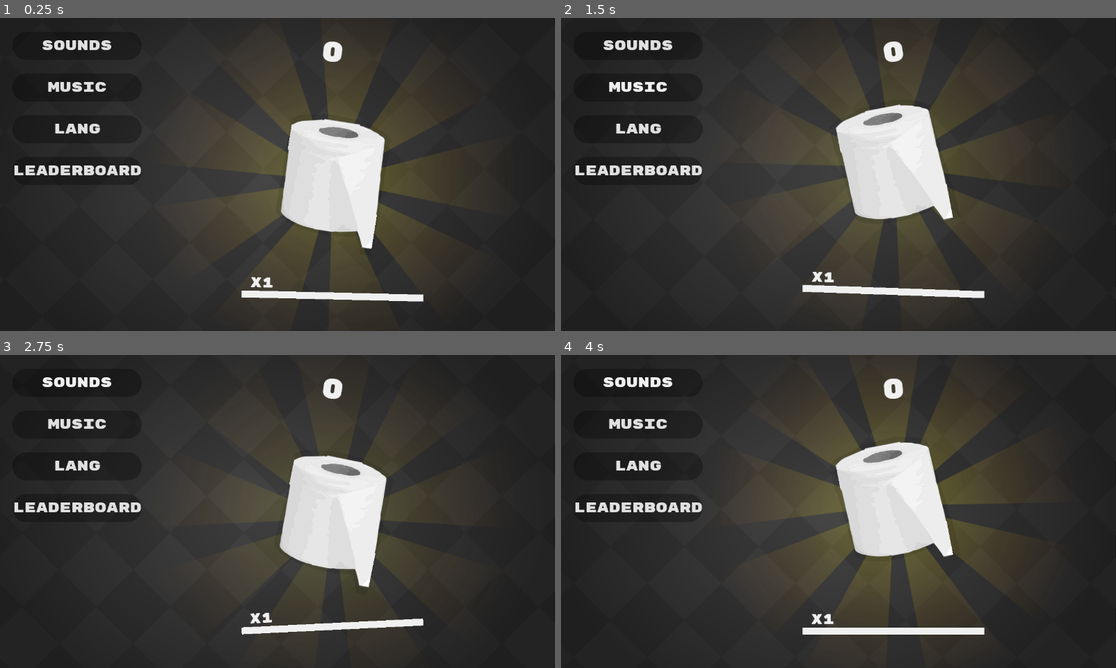
Above: before the commit, frames 1-4 (two rows, left to right).
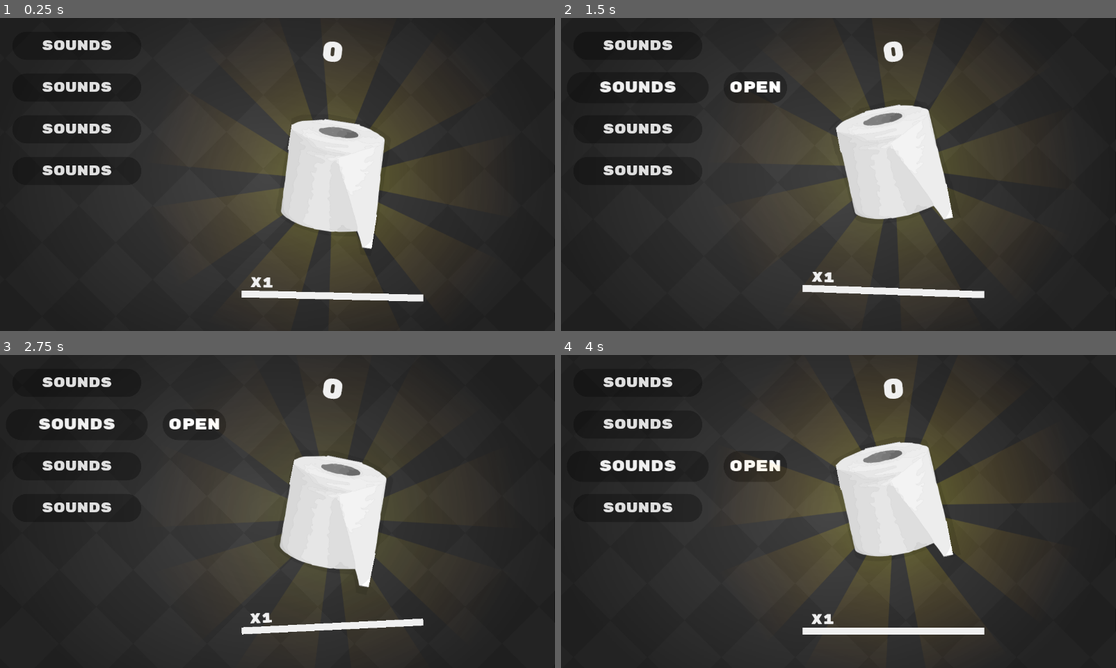
Above: after the commit, the same moments.

Repository: magwoo/PaperClicker
Game: Godot game, scene res://gameplay/game.tscn
The game is run twice, just before and just after one commit, with the same random seed, the same clock (stepped at 60 frames per second) and the same inputs. The engine's default icon, where the game draws it, is replaced by a stand-in: a white triangle on a blue panel in a dark square.
Inputs (mouse positions are in pixels of both pictures, inside the frame that each line leads up to):
- Up to frame 1 (0.25 s): no input
- Up to frame 2 (1.5 s): click "SOUNDS" at 0.5 s; click (638, 86) at 1.25 s, where only the run before the commit has a clickable "MUSIC"
- Up to frame 3 (2.75 s): click "SOUNDS" at 2 s
- Up to frame 4 (4 s): click (638, 467) at 2.75 s, where only the run before the commit has a clickable "LANG"; click "SOUNDS" at 3.5 s

The runs differ from the first frame. In frame 1, 0.8% of the frame differs, in the area x 2-26%, y 20-51%; in frame 2, 1.2%, in the area x 2-40%, y 20-51%; in frame 3, 1.2%; in frame 4, 1.2%.

Commit message:
added settings button class

Diff:
--- a/gameplay/game.tscn
+++ b/gameplay/game.tscn
@@ -21,9 +21,10 @@
 press_number_packed = ExtResource( 7 )
 
 [node name="Menu" parent="." instance=ExtResource( 8 )]
+margin_right = 360.0
 
 [node name="Gameplay" type="Control" parent="."]
-margin_left = 132.0
+margin_left = 364.0
 margin_right = 1020.0
 margin_bottom = 720.0
 rect_min_size = Vector2( 0, 720 )
--- a/menu/settings/settings.gd
+++ b/menu/settings/settings.gd
@@ -13,10 +13,8 @@
 
 
 func _process(delta: float) -> void:
-	if get_global_mouse_position().x < 128.0 && !opened:
-		open()
-	if get_global_mouse_position().x > 420.0 && opened:
-		close()
+	if get_global_mouse_position().x < 128.0 && !opened: open()
+	if get_global_mouse_position().x > 420.0 && opened: close()
 
 
 func open() -> void:
--- a/menu/settings/settings.tscn
+++ b/menu/settings/settings.tscn
@@ -1,19 +1,7 @@
-[gd_scene load_steps=5 format=2]
+[gd_scene load_steps=3 format=2]
 
 [ext_resource path="res://menu/settings/settings.gd" type="Script" id=1]
-[ext_resource path="res://resources/fonts/rubik.ttf" type="DynamicFontData" id=2]
-
-[sub_resource type="DynamicFont" id=2]
-size = 32
-use_filter = true
-font_data = ExtResource( 2 )
-
-[sub_resource type="StyleBoxFlat" id=1]
-bg_color = Color( 0, 0, 0, 0.3 )
-corner_radius_top_left = 32
-corner_radius_top_right = 32
-corner_radius_bottom_right = 32
-corner_radius_bottom_left = 32
+[ext_resource path="res://menu/settings/settings_button.tscn" type="PackedScene" id=4]
 
 [node name="Settings" type="Control"]
 margin_right = 128.0
@@ -32,69 +20,24 @@
 [node name="VBoxContainer" type="VBoxContainer" parent="MarginContainer"]
 margin_left = 32.0
 margin_top = 32.0
-margin_right = 356.0
+margin_right = 328.0
 margin_bottom = 688.0
 custom_constants/separation = 32
 
-[node name="Sounds" type="Button" parent="MarginContainer/VBoxContainer"]
-margin_right = 324.0
-margin_bottom = 64.0
-rect_min_size = Vector2( 64, 64 )
-focus_mode = 0
-custom_fonts/font = SubResource( 2 )
-custom_styles/hover = SubResource( 1 )
-custom_styles/pressed = SubResource( 1 )
-custom_styles/focus = SubResource( 1 )
-custom_styles/disabled = SubResource( 1 )
-custom_styles/normal = SubResource( 1 )
-enabled_focus_mode = 0
-keep_pressed_outside = true
-text = "#SOUNDS"
+[node name="Sounds" parent="MarginContainer/VBoxContainer" instance=ExtResource( 4 )]
+margin_right = 296.0
 
-[node name="Music" type="Button" parent="MarginContainer/VBoxContainer"]
+[node name="Sounds2" parent="MarginContainer/VBoxContainer" instance=ExtResource( 4 )]
 margin_top = 96.0
-margin_right = 324.0
+margin_right = 296.0
 margin_bottom = 160.0
-rect_min_size = Vector2( 64, 64 )
-focus_mode = 0
-custom_fonts/font = SubResource( 2 )
-custom_styles/hover = SubResource( 1 )
-custom_styles/pressed = SubResource( 1 )
-custom_styles/focus = SubResource( 1 )
-custom_styles/disabled = SubResource( 1 )
-custom_styles/normal = SubResource( 1 )
-enabled_focus_mode = 0
-keep_pressed_outside = true
-text = "#MUSIC"
 
-[node name="Lang" type="Button" parent="MarginContainer/VBoxContainer"]
+[node name="Sounds3" parent="MarginContainer/VBoxContainer" instance=ExtResource( 4 )]
 margin_top = 192.0
-margin_right = 324.0
+margin_right = 296.0
 margin_bottom = 256.0
-rect_min_size = Vector2( 64, 64 )
-focus_mode = 0
-custom_fonts/font = SubResource( 2 )
-custom_styles/hover = SubResource( 1 )
-custom_styles/pressed = SubResource( 1 )
-custom_styles/focus = SubResource( 1 )
-custom_styles/disabled = SubResource( 1 )
-custom_styles/normal = SubResource( 1 )
-enabled_focus_mode = 0
-keep_pressed_outside = true
-text = "#LANG"
 
-[node name="Leaderboard" type="Button" parent="MarginContainer/VBoxContainer"]
+[node name="Sounds4" parent="MarginContainer/VBoxContainer" instance=ExtResource( 4 )]
 margin_top = 288.0
-margin_right = 324.0
+margin_right = 296.0
 margin_bottom = 352.0
-rect_min_size = Vector2( 64, 64 )
-focus_mode = 0
-custom_fonts/font = SubResource( 2 )
-custom_styles/hover = SubResource( 1 )
-custom_styles/pressed = SubResource( 1 )
-custom_styles/focus = SubResource( 1 )
-custom_styles/disabled = SubResource( 1 )
-custom_styles/normal = SubResource( 1 )
-enabled_focus_mode = 0
-keep_pressed_outside = true
-text = "#LEADERBOARD"
--- /dev/null
+++ b/menu/settings/settings_button.gd
@@ -0,0 +1,40 @@
+class_name SettingsButton
+extends Button
+
+
+var tween: Tween = Tween.new()
+
+onready var info_panel: Panel = $InfoPanel
+onready var info_text: Label = $InfoPanel/Label
+
+
+func _ready() -> void:
+	self.connect('mouse_entered', self, 'focus')
+	self.connect('mouse_exited', self, 'unfocus')
+	self.rect_pivot_offset = self.rect_size / 2.0
+	self.add_child(tween)
+	unfocus()
+
+
+func focus() -> void:
+	tween.interpolate_property(
+		self, 'rect_scale', self.rect_scale, Global.f2v(1.1),
+		0.1, Tween.TRANS_BACK, Tween.EASE_OUT
+	); tween.interpolate_property(
+		info_panel, 'rect_position', info_panel.rect_position,
+		Vector2(self.rect_size.x + 32.0, 0.0), 0.2, Tween.TRANS_BACK, Tween.EASE_OUT
+	); tween.interpolate_property(
+		info_panel, 'modulate', info_panel.modulate, Color.white, 0.1
+	); tween.start()
+
+
+func unfocus() -> void:
+	tween.interpolate_property(
+		self, 'rect_scale', self.rect_scale, Global.f2v(1.0),
+		0.1, Tween.TRANS_BACK, Tween.EASE_OUT
+	); tween.interpolate_property(
+		info_panel, 'rect_position', info_panel.rect_position,
+		Vector2(self.rect_size.x * 1.4, 0.0), 0.2, Tween.TRANS_BACK, Tween.EASE_OUT
+	); tween.interpolate_property(
+		info_panel, 'modulate', info_panel.modulate, Color.transparent, 0.1
+	); tween.start()
--- /dev/null
+++ b/menu/settings/settings_button.tscn
@@ -0,0 +1,47 @@
+[gd_scene load_steps=5 format=2]
+
+[ext_resource path="res://menu/settings/settings_button.gd" type="Script" id=1]
+[ext_resource path="res://resources/fonts/rubik.ttf" type="DynamicFontData" id=2]
+
+[sub_resource type="DynamicFont" id=2]
+size = 32
+use_filter = true
+font_data = ExtResource( 2 )
+
+[sub_resource type="StyleBoxFlat" id=1]
+bg_color = Color( 0, 0, 0, 0.3 )
+corner_radius_top_left = 32
+corner_radius_top_right = 32
+corner_radius_bottom_right = 32
+corner_radius_bottom_left = 32
+
+[node name="SettingsButton" type="Button"]
+margin_right = 324.0
+margin_bottom = 64.0
+rect_min_size = Vector2( 64, 64 )
+focus_mode = 0
+custom_fonts/font = SubResource( 2 )
+custom_styles/hover = SubResource( 1 )
+custom_styles/pressed = SubResource( 1 )
+custom_styles/focus = SubResource( 1 )
+custom_styles/disabled = SubResource( 1 )
+custom_styles/normal = SubResource( 1 )
+enabled_focus_mode = 0
+keep_pressed_outside = true
+text = "#SOUNDS"
+script = ExtResource( 1 )
+
+[node name="InfoPanel" type="Panel" parent="."]
+anchor_right = 1.0
+anchor_bottom = 1.0
+margin_left = 352.0
+margin_right = 188.0
+custom_styles/panel = SubResource( 1 )
+
+[node name="Label" type="Label" parent="InfoPanel"]
+anchor_right = 1.0
+anchor_bottom = 1.0
+custom_fonts/font = SubResource( 2 )
+text = "OPEN"
+align = 1
+valign = 1
--- a/project.godot
+++ b/project.godot
@@ -29,6 +29,11 @@
 "language": "GDScript",
 "path": "res://gameplay/press_number/press_number.gd"
 }, {
+"base": "Button",
+"class": "SettingsButton",
+"language": "GDScript",
+"path": "res://menu/settings/settings_button.gd"
+}, {
 "base": "Control",
 "class": "Shop",
 "language": "GDScript",
@@ -44,6 +49,7 @@
 "MultiplierBar": "",
 "Paper": "",
 "PressNumber": "",
+"SettingsButton": "",
 "Shop": "",
 "ShopButton": ""
 }
